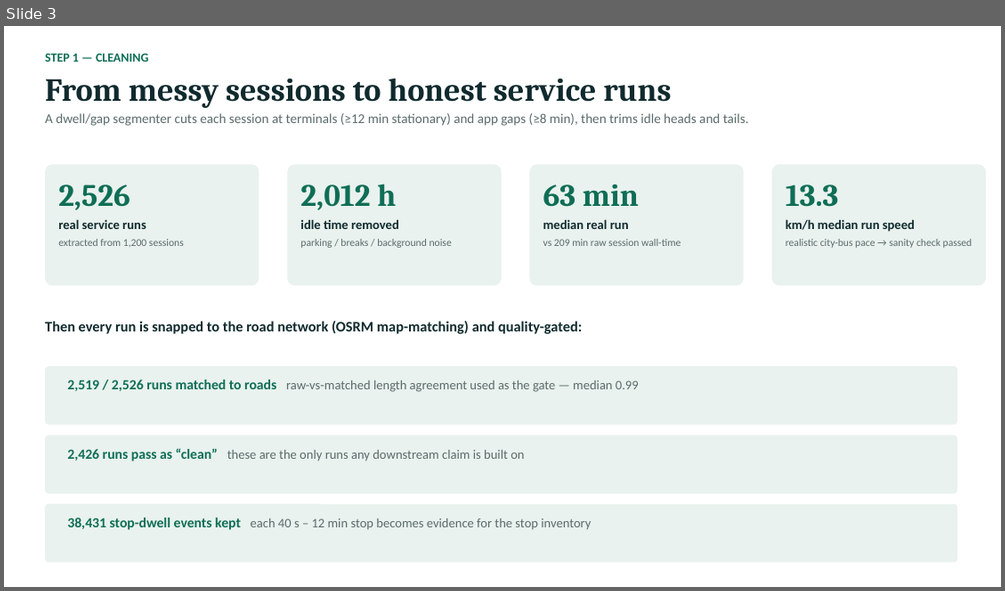
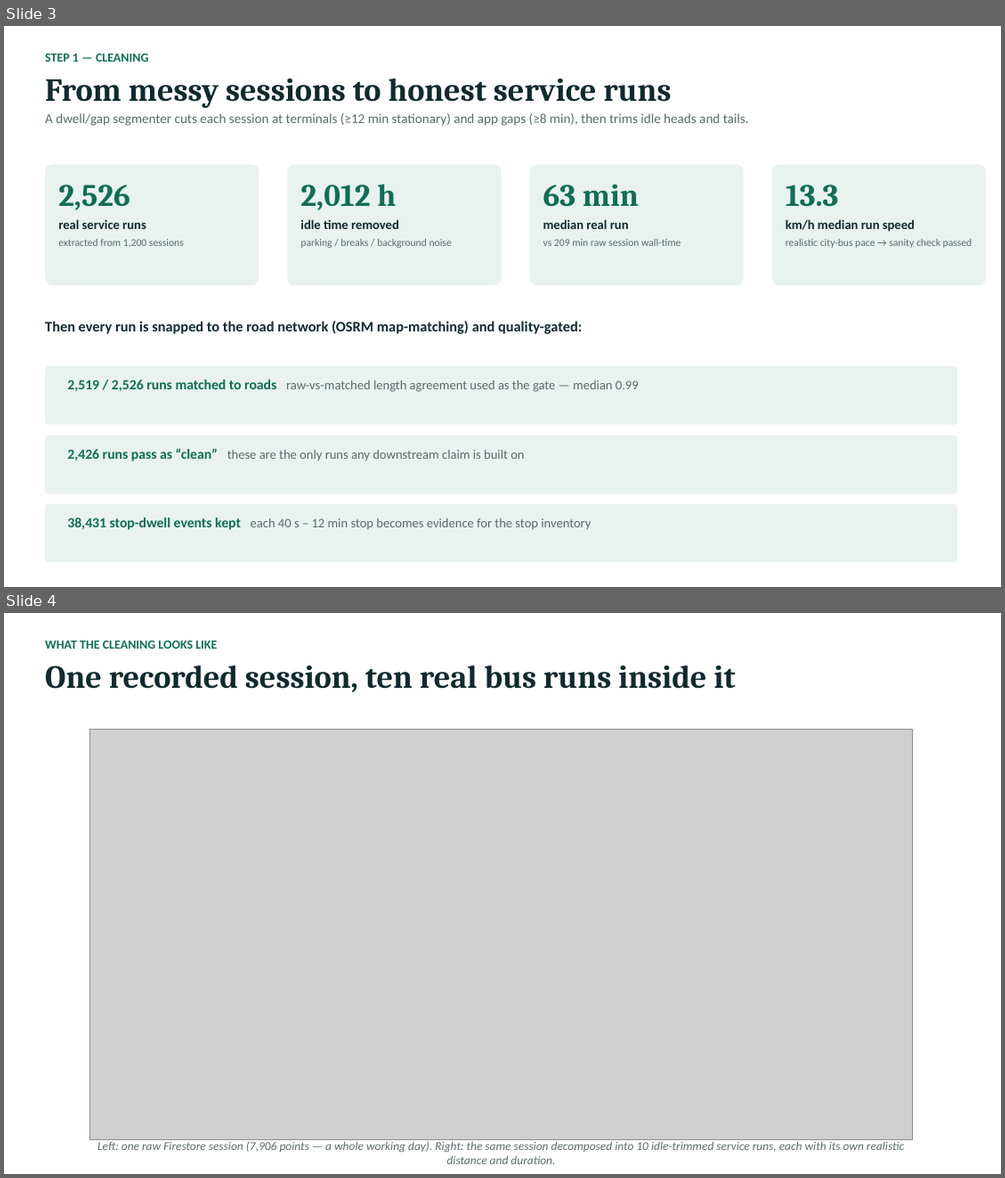
Before and after one commit to Princu-Babu/bus-sathi-trace-intelligence, a slide deck: Bus_Sathi_Trace_Intelligence_Briefing.pptx. Shown one above the other, each under a label of ours: slide 3 before the commit, slides 3 and 4 after it. The pictures are 1005x591 and 1005x1178 pixels, drawn with LibreOffice and Linux fonts; fonts in the diff are those of the drawing; grey boxes stand for pictures. Boxes give left, top, right and bottom in pixels: in the first picture for what was removed or moved away, otherwise in the second. Text is boxed around its words. In the diff, an @@ line names an element or a change of style, - is before the commit and + after.

```diff
--- a/Bus_Sathi_Trace_Intelligence_Briefing.pptx
+++ b/Bus_Sathi_Trace_Intelligence_Briefing.pptx
@@ slide 4 added at box(4, 613, 1001, 1174), background #FFFFFF @@
@@ text added at box(45, 641, 735, 692), 31 pt, text #102A2E, bold @@
+WHAT THE CLEANING LOOKS LIKE
+One recorded session, ten real bus runs inside it
@@ picture added at box(90, 729, 913, 1140) @@
@@ text added at box(97, 1139, 904, 1164), 11.5 pt, text #5B6B6B, italic @@
+Left: one raw Firestore session (7,906 points — a whole working day). Right: the same session decomposed into 10 idle-trimmed service runs, each with its own realistic distance and duration.
```
Also in this commit, not shown: 2 slides changed, 2 other slides added, 1 other file.
